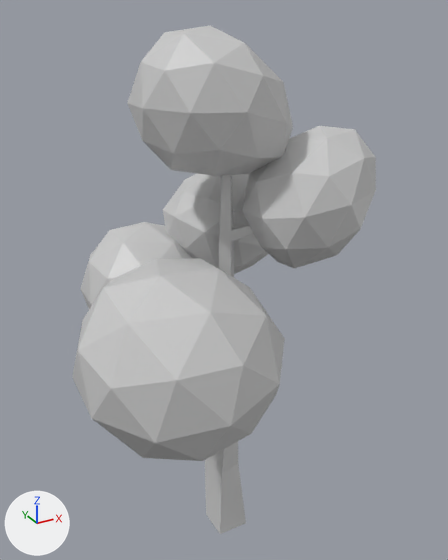
What one commit did to the COLLADA model SpacesheepStrike/SpacesheepStrike/art.scnassets/Trees/Tree8.dae.
The view is the same before and after, from a camera (50 mm lens) standing at (-17.3, -31.2, 35.2) and looking at (0.2, 0.7, 19.3). The axes (+X, +Y, +Z) are drawn at lower left. The lights are the same throughout. Where no turn or scale is listed for an object, it has been applied to the vertices.

The first picture shows 'OakTree2'.
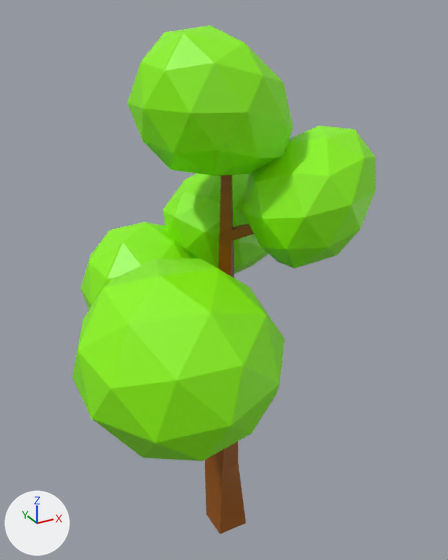
The newer file is also rescaled (x0.2) as a whole; pictures and numbers use the older file's frame.

Where the change shows, as pixel boxes (x1, y1, x2, y2) in the pictures (448 x 560 px):
'OakTree2', recoloured (grey to green)
    both: (72, 26, 376, 534)

Edits to the bpy script that builds the scene:
```text
Change mat_oaktreetrunk_001:
    mat_oaktreetrunk_001.base_color: (0.604, 0.604, 0.604) -> (0.294, 0.0844, 0.0)  # light grey #cccccc -> brown #945200
Change mat_oaktreeleaf_001:
    mat_oaktreeleaf_001.base_color: (0.604, 0.604, 0.604) -> (0.27, 0.954, 0.0)  # light grey #cccccc -> green #8efa00
```
